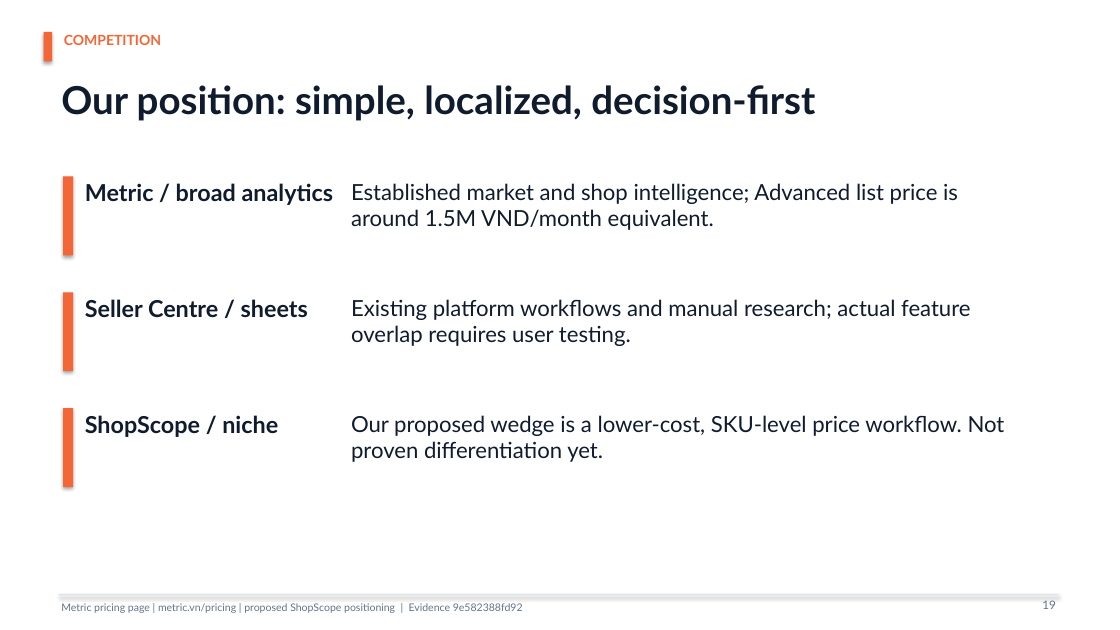
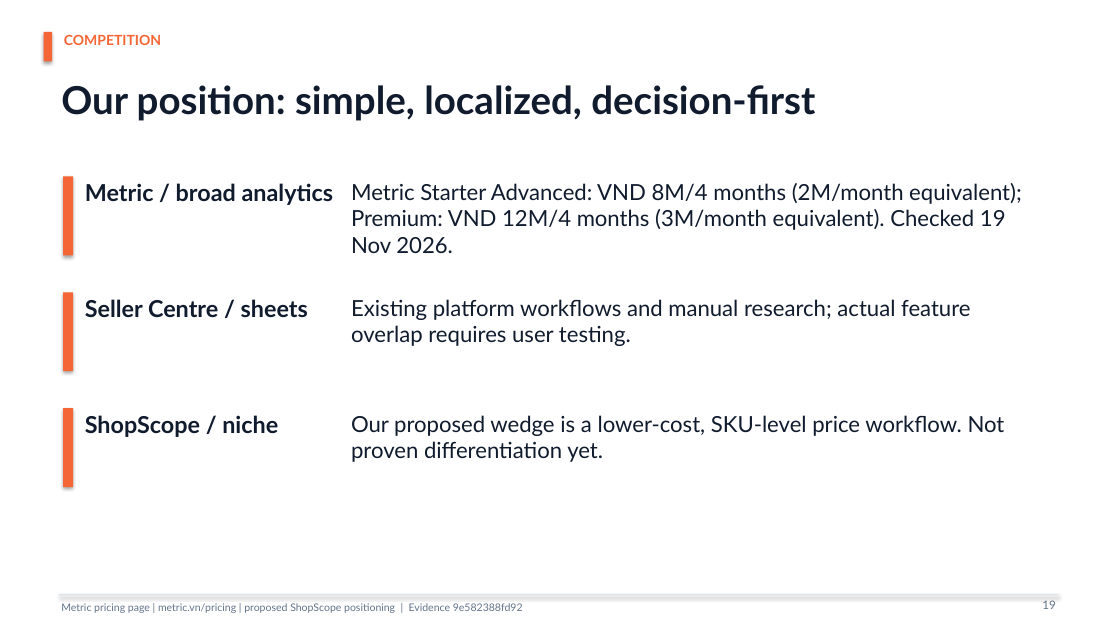
Before and after one commit to kien-test-hehe/data-entrepreneurship, a slide deck: slide 19 of reports/ShopScope_Startup_Pitch.pptx. Drawn at 1120x630 pixels with LibreOffice and Linux fonts; fonts in the diff are those of the drawing. Boxes give left, top, right and bottom in pixels: in the first picture for what was removed or moved away, otherwise in the second. Text is boxed around its words. In the diff, an @@ line names an element or a change of style, - is before the commit and + after.

```diff
--- a/reports/ShopScope_Startup_Pitch.pptx
+++ b/reports/ShopScope_Startup_Pitch.pptx
@@ text at [351, 183, 1022, 253]: text changed @@
-Established market and shop intelligence; Advanced list price is around 1.5M VND/month equivalent.
+Metric Starter Advanced: VND 8M/4 months (2M/month equivalent); Premium: VND 12M/4 months (3M/month equivalent). Checked 19 Nov 2026.
```
Also in this commit, not shown: 8 other slides changed, 3 other files.
